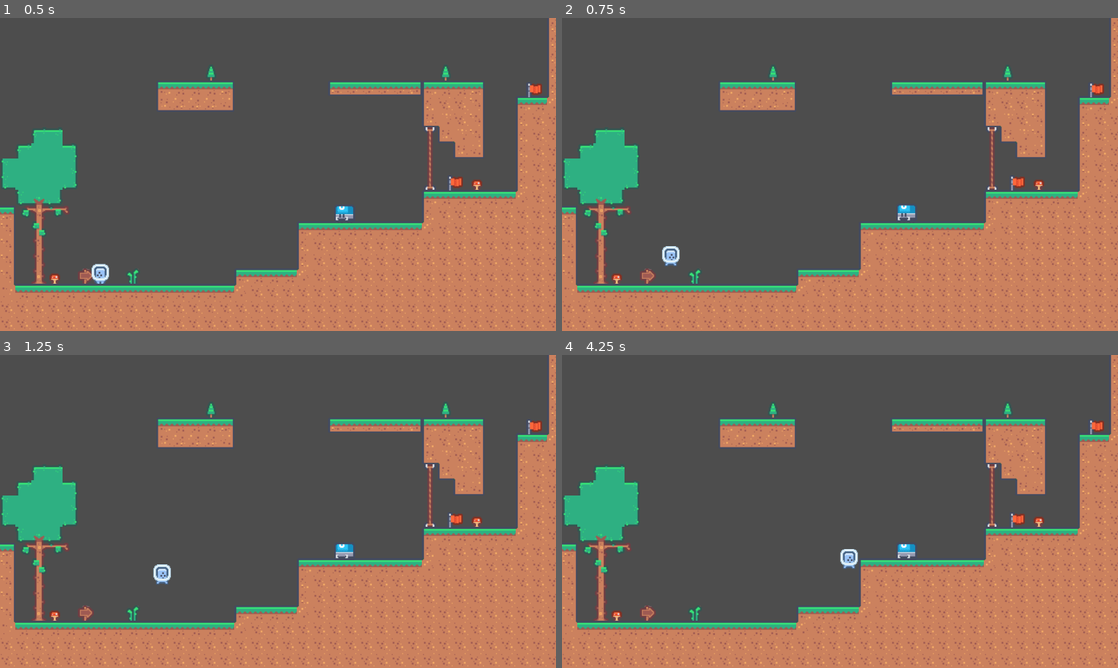
Above: before the commit, frames 1-4 (two rows, left to right).
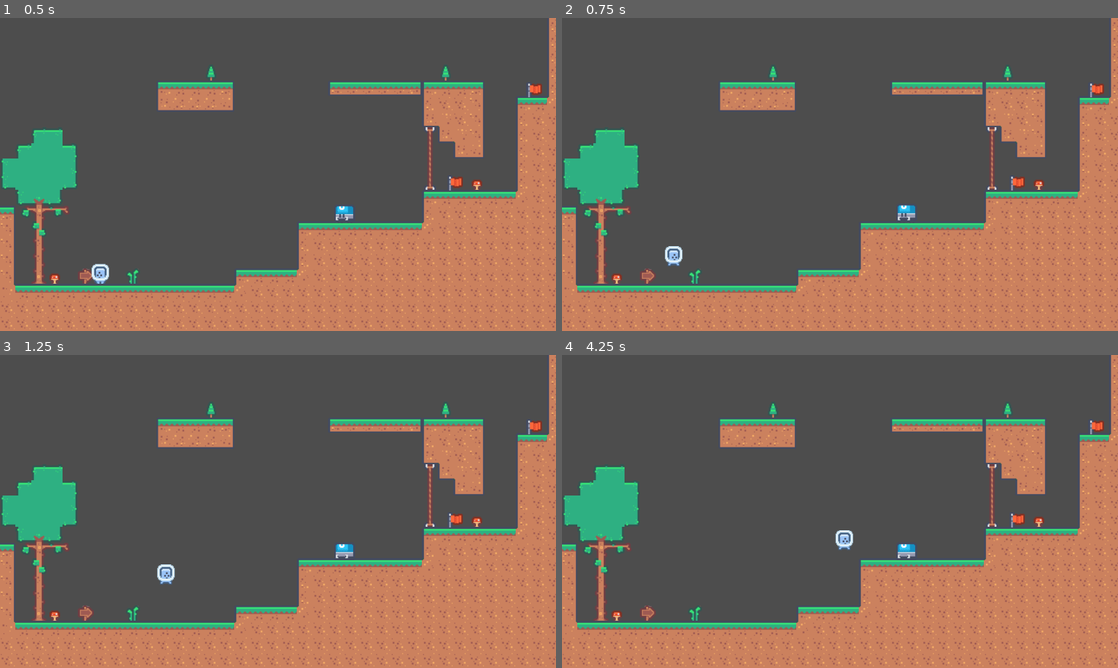
Above: after the commit, the same moments.

Repository: Ranpu123/JumpQuest
Game: Godot game, scene res://Wold0.tscn
The game is run twice, just before and just after one commit, with the same random seed, the same clock (stepped at 60 frames per second) and the same inputs.
Inputs:
- Up to frame 1 (0.5 s): no input
- Up to frame 2 (0.75 s): tap Enter at 0.5 s; hold Right (move_right) from 0.53 s (still down); tap Up (move_jump) at 0.6 s
- Up to frame 3 (1.25 s): keep holding Right (move_right); tap Up (move_jump) at 0.77, 1.07 s
- Up to frame 4 (4.25 s): tap Up (move_jump) at 1.35, 1.52, 1.82, 2.1, 2.85, 3.02, 3.32, 3.6, 3.77, 4.07 s; release Right (move_right) at 2.03 s; hold Left (move_left) 2.03-2.78 s; hold Right (move_right) from 2.78 s (still down)

Frame 1 is identical in both runs. In frame 2, 0.2% of the frame differs, in the area x 18-22%, y 72-80%; in frame 3, 0.2%; in frame 4, 0.4%, in the area x 49-54%, y 56-69%.

Commit message:
Changes to player script
Implemented the wall jump feature to GAMER

Diff:
--- a/Player.gd
+++ b/Player.gd
@@ -6,7 +6,7 @@
 @onready var last_checkpoint = self.position
 
 const MAX_SPEED = 250.0
-const ACCELERATION = 15.0
+const ACCELERATION = 20.0
 const JUMP_VELOCITY = -350.0
 const FRICTION = 10.0
 
@@ -24,6 +24,8 @@
 
 		handle_double_jump()
 
+		handle_wall_jump()
+
 		handle_movement()
 
 	update_animation()
@@ -35,16 +37,27 @@
 		velocity.y += gravity * delta
 
 func handle_double_jump():
-	if is_on_floor() and has_double_jumped:
+	if (is_on_floor() or is_on_wall()) and has_double_jumped:
 		has_double_jumped = false
 
-	if Input.is_action_just_pressed("move_jump") and (not has_double_jumped and not is_on_floor()):
+	if Input.is_action_just_pressed("move_jump") and (not has_double_jumped and not (is_on_floor() or is_on_wall())):
 		has_double_jumped = true
 		velocity.y = JUMP_VELOCITY * 0.85
 
 func handle_jump():
 	if Input.is_action_just_pressed("move_jump") and is_on_floor():
 		velocity.y = JUMP_VELOCITY
+
+func handle_wall_jump():
+	if Input.is_action_just_pressed("move_jump"):
+
+		if Input.is_action_pressed("move_right") and is_on_wall_only():
+			velocity.y = JUMP_VELOCITY * 0.75
+			velocity.x = JUMP_VELOCITY * 0.50
+		if Input.is_action_pressed("move_left") and is_on_wall_only():
+			velocity.y = JUMP_VELOCITY * 0.75
+			velocity.x = -JUMP_VELOCITY * 0.50
+
 
 func handle_movement():
 	var direction = Input.get_axis("move_left", "move_right")
--- a/Wold0.tscn
+++ b/Wold0.tscn
@@ -607,12 +607,12 @@
 scale = Vector2(2, 2)
 priority = -1
 
-[node name="Mob" parent="." instance=ExtResource("3_hco1d")]
-position = Vector2(793, 446)
-
-[node name="Player" parent="." instance=ExtResource("2_k6ll2")]
-position = Vector2(231, 589)
-
 [node name="Checkpoint2" parent="." instance=ExtResource("4_fujl3")]
 position = Vector2(1230, 165)
 scale = Vector2(2, 2)
+
+[node name="Mob" parent="." instance=ExtResource("3_hco1d")]
+position = Vector2(793, 446)
+
+[node name="Player" parent="." instance=ExtResource("2_k6ll2")]
+position = Vector2(231, 589)
